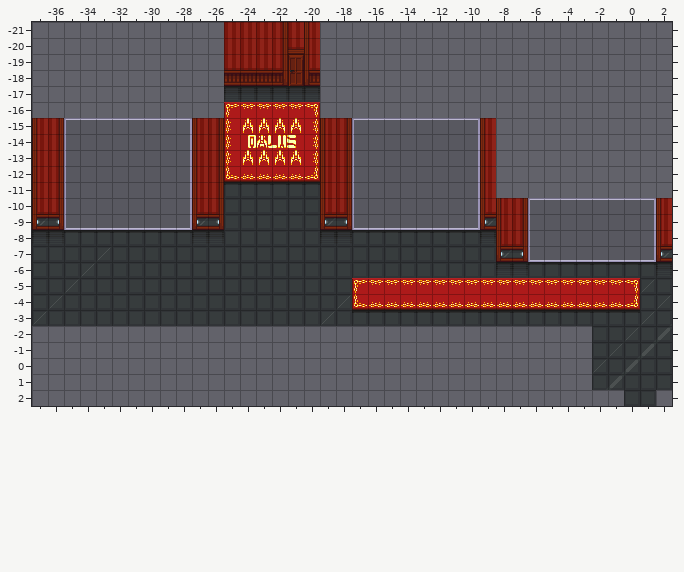
An edit to a level. Tiled map, Rooms/Area4/4-2/4-2_tiled.tmx. Above, as it was before the edit.
Cells are 16x16 px. Shown: x -37..2, y -21..2.
Now the later version:
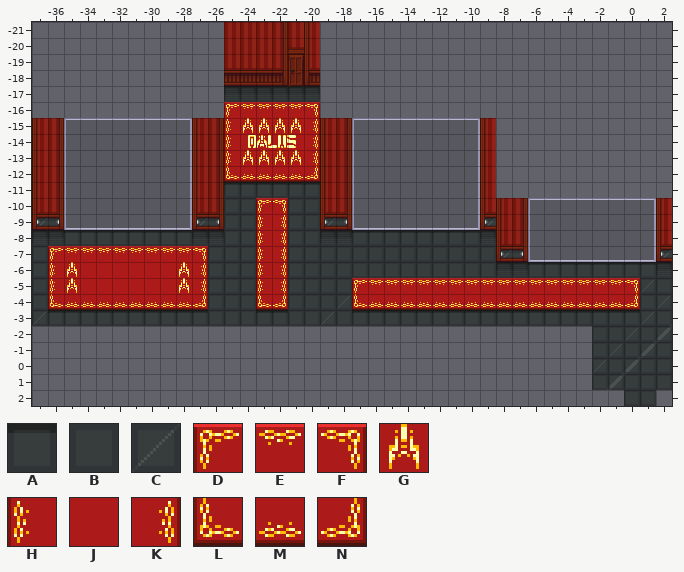
Key: from "bg_malus_03": A 9, B 10, C 41, D 196, E 197, F 198, G 199, H 228, J 229, K 230, L 260, M 261, N 262.
_ is an empty cell.
Tiles replaced or removed in this view: B, C.
What changed:
Changed rows in their new state; . is an unchanged cell.
Layer "Tile Layer 1":
first column x -36:
-10 .............DF
 -9 .............HK
 -8 .............HK
 -7 DEEEEEEEEF...HK
 -6 HGJJJJJJGK...HK
 -5 HGJJJJJJGK...HK
 -4 LMMMMMMMMN...LN
 -3 AAAAAAAAAA...AA
Changed places in both pictures, as pixel boxes (x1, y1, x2, y2):
changed: (256, 198, 288, 313)
changed: (48, 246, 208, 313)
